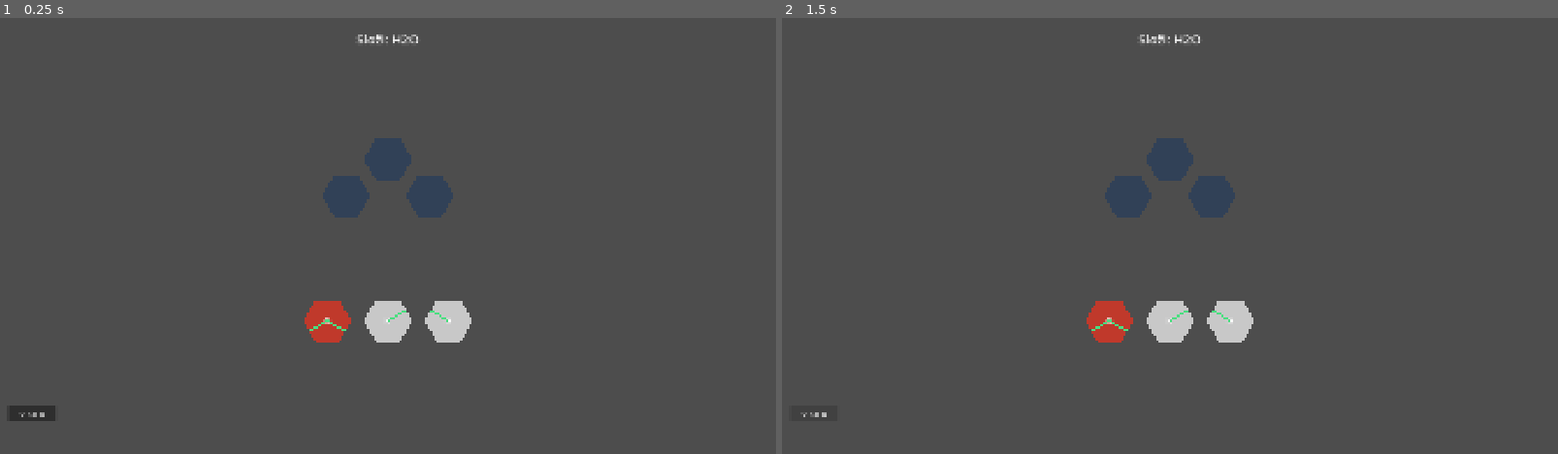
Above: before the commit, frames 1-2 (left to right).
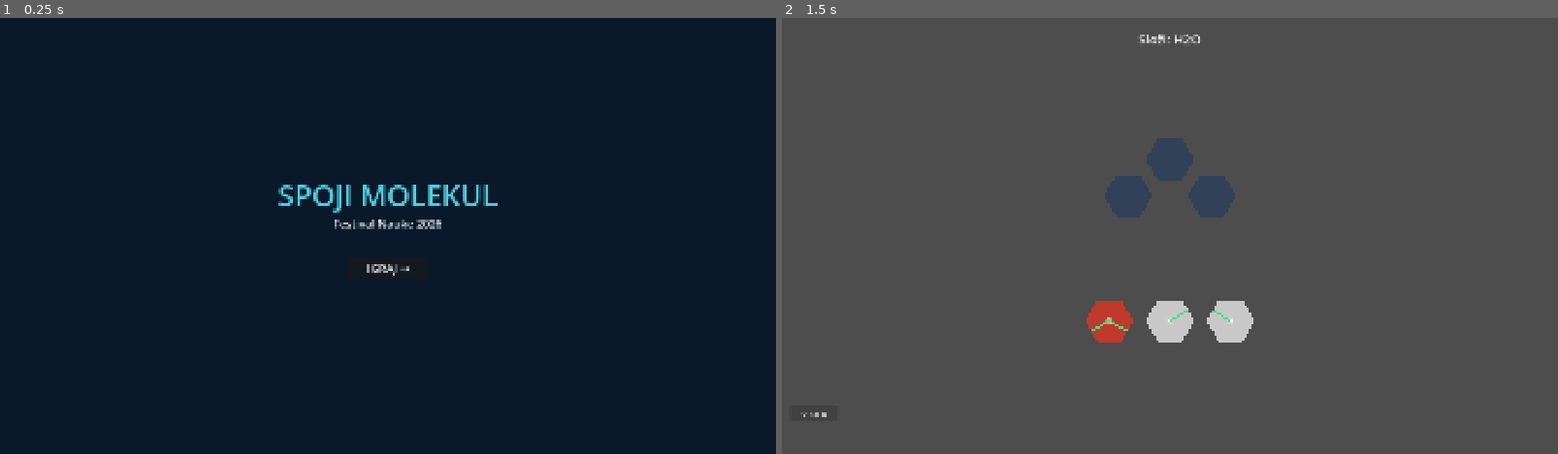
Above: after the commit, the same moments.

Repository: CobaltHorrific/festival_nauke
Game: Godot game, scene res://scenes/Main.tscn
Two runs of this game, one before a commit and one after it. Both use one fixed random seed, a clock stepped at 60 frames per second and the inputs below.
Inputs (mouse positions are in pixels of both pictures, inside the frame that each line leads up to):
- Up to frame 1 (0.25 s): no input
- Up to frame 2 (1.5 s): click (1170, 266) at 0.5 s, where only the run after the commit has a clickable "IGRAJ →"; click "↺ Reset" at 1.25 s

The runs differ from the first frame. In frame 1, 100% of the frame differs, in the area x 0-100%, y 0-100%; in frame 2, nothing differs.

Commit message:
feat: title screen working

Diff:
--- /dev/null
+++ b/festival-nauke/scenes/Game.tscn
@@ -0,0 +1,10 @@
+[gd_scene format=3 uid="uid://dufonbxpr7d6k"]
+
+[ext_resource type="PackedScene" uid="uid://y3txj6st6fpo" path="res://scenes/TitleScreen.tscn" id="1_qbsmt"]
+[ext_resource type="PackedScene" uid="uid://byqymgqhinkpv" path="res://scenes/Main.tscn" id="2_cpr0p"]
+
+[node name="Game" type="Node" unique_id=1086354598]
+
+[node name="TitleScreen" parent="." unique_id=2042531822 instance=ExtResource("1_qbsmt")]
+
+[node name="Main" parent="." unique_id=1634408659 instance=ExtResource("2_cpr0p")]
--- a/festival-nauke/scenes/Main.tscn
+++ b/festival-nauke/scenes/Main.tscn
@@ -2,8 +2,11 @@
 
 [ext_resource type="Script" uid="uid://bf0sdjym7y7fs" path="res://scripts/Main.gd" id="1_elqb8"]
 [ext_resource type="PackedScene" uid="uid://eemmybxpu1ip" path="res://scenes/UI.tscn" id="2_rvslj"]
+[ext_resource type="PackedScene" uid="uid://y3txj6st6fpo" path="res://scenes/TitleScreen.tscn" id="3_0bbpv"]
 
 [node name="Main" type="Node2D" unique_id=1634408659]
 script = ExtResource("1_elqb8")
 
 [node name="UI" parent="." unique_id=1386058611 instance=ExtResource("2_rvslj")]
+
+[node name="TitleScreen" parent="." unique_id=2042531822 instance=ExtResource("3_0bbpv")]
--- /dev/null
+++ b/festival-nauke/scenes/TitleScreen.tscn
@@ -0,0 +1,22 @@
+[gd_scene format=3 uid="uid://y3txj6st6fpo"]
+
+[ext_resource type="Script" uid="uid://bmqbn4eyyoxun" path="res://scripts/TitleScreen.gd" id="1_qyuap"]
+
+[node name="TitleScreen" type="CanvasLayer" unique_id=2042531822]
+script = ExtResource("1_qyuap")
+
+[node name="Background" type="ColorRect" parent="." unique_id=2054211286]
+offset_right = 40.0
+offset_bottom = 40.0
+
+[node name="TitleLabel" type="Label" parent="." unique_id=1285957279]
+offset_right = 40.0
+offset_bottom = 23.0
+
+[node name="SubtitleLabel" type="Label" parent="." unique_id=1868228172]
+offset_right = 40.0
+offset_bottom = 23.0
+
+[node name="StartButton" type="Button" parent="." unique_id=636152878]
+offset_right = 8.0
+offset_bottom = 8.0
--- a/festival-nauke/scripts/Main.gd
+++ b/festival-nauke/scripts/Main.gd
@@ -20,7 +20,20 @@
 func _ready() -> void:
 	ui.next_level_pressed.connect(_on_next_level)
 	ui.reset_pressed.connect(_on_reset)
-	_load_level(current_level_index)
+	$TitleScreen.start_pressed.connect(_on_game_start)
+	_show_title()
+
+func _show_title() -> void:
+	$TitleScreen.visible = true
+	ui.visible = false
+	for child in get_children():
+		if child is HexTile or child is BoardSlot:
+			child.queue_free()
+
+func _on_game_start() -> void:
+	$TitleScreen.visible = false
+	ui.visible = true
+	_load_level(0)
 
 func _load_level(index: int) -> void:
 	# Ocisti stare nodeove
--- /dev/null
+++ b/festival-nauke/scripts/TitleScreen.gd
@@ -0,0 +1,38 @@
+extends CanvasLayer
+
+@onready var background = $Background
+@onready var title_label = $TitleLabel
+@onready var subtitle_label = $SubtitleLabel
+@onready var start_button = $StartButton
+
+signal start_pressed
+
+func _ready() -> void:
+	var vp := get_viewport().get_visible_rect().size
+
+	background.position = Vector2.ZERO
+	background.size = vp
+	background.color = Color("#0a1929")
+
+	title_label.text = "SPOJI MOLEKUL"
+	title_label.position = Vector2(vp.x / 2.0 - 300, vp.y / 2.0 - 150)
+	title_label.size = Vector2(600, 100)
+	title_label.horizontal_alignment = HORIZONTAL_ALIGNMENT_CENTER
+	title_label.add_theme_font_size_override("font_size", 72)
+	title_label.add_theme_color_override("font_color", Color("#4dd0e1"))
+
+	subtitle_label.text = "Festival Nauke 2026"
+	subtitle_label.position = Vector2(vp.x / 2.0 - 200, vp.y / 2.0 - 50)
+	subtitle_label.size = Vector2(400, 50)
+	subtitle_label.horizontal_alignment = HORIZONTAL_ALIGNMENT_CENTER
+	subtitle_label.add_theme_font_size_override("font_size", 28)
+	subtitle_label.add_theme_color_override("font_color", Color("#f0f9ff"))
+
+	start_button.text = "IGRAJ →"
+	start_button.position = Vector2(vp.x / 2.0 - 100, vp.y / 2.0 + 50)
+	start_button.size = Vector2(200, 60)
+	start_button.add_theme_font_size_override("font_size", 28)
+	start_button.pressed.connect(_on_start_pressed)
+
+func _on_start_pressed() -> void:
+	emit_signal("start_pressed")
Not shown, added: festival-nauke/scripts/TitleScreen.gd.uid
